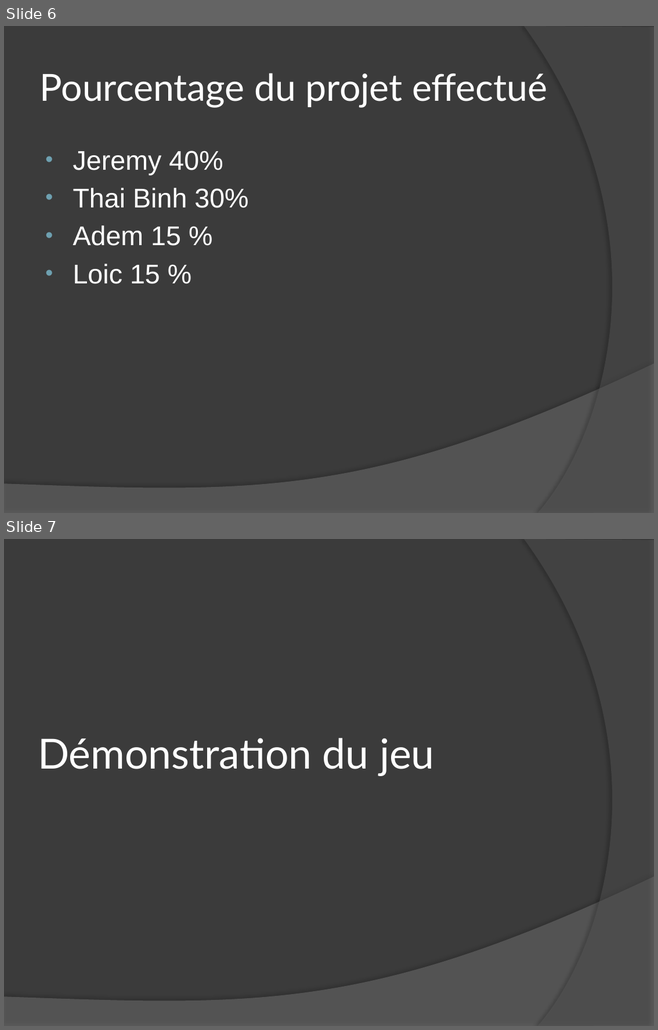
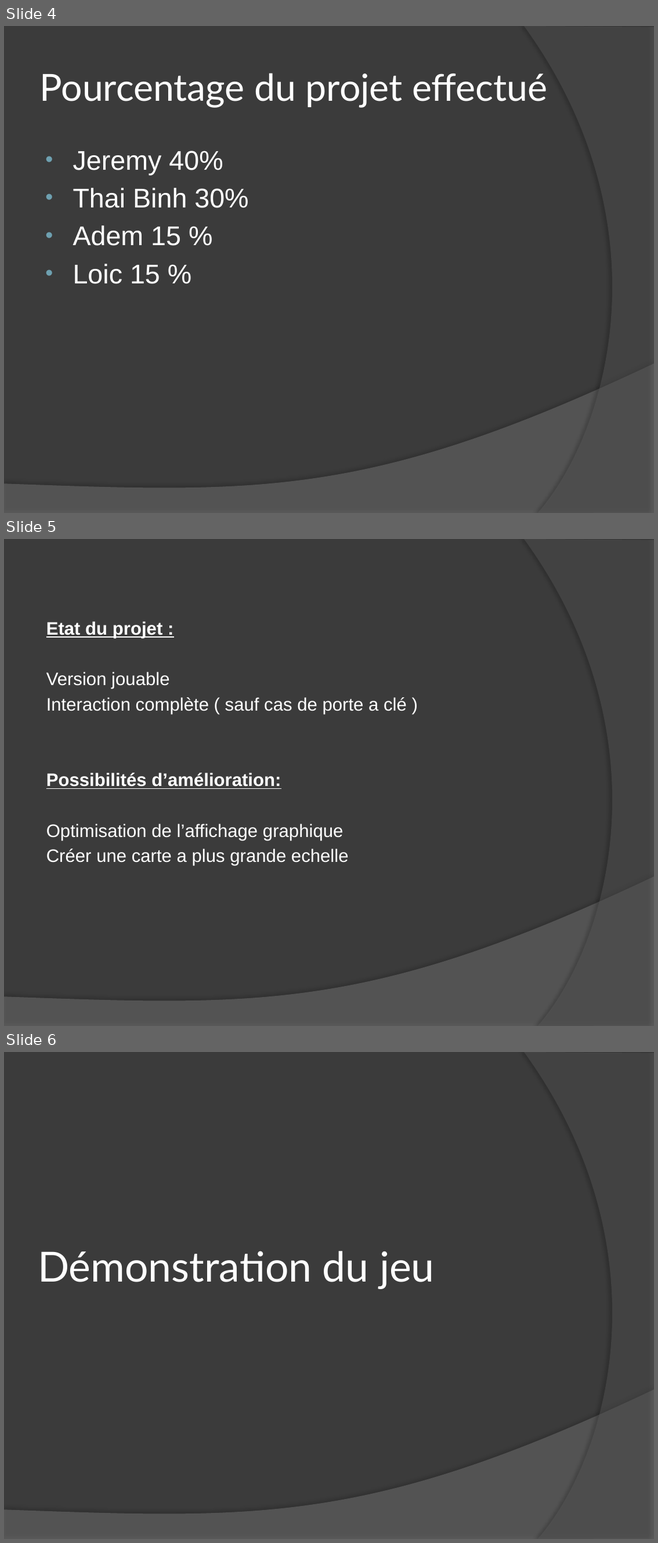
Before and after one commit to reynaudl/iutvalence-projetS2-2013-2014-groupe2, a slide deck: TheLostScrollOfIUT/docs/livrables/PrésentationOral.pptx. Shown one above the other, each under a label of ours: slides 6 and 7 before the commit, slides 4, 5 and 6 after it. The pictures are 658x1030 and 658x1543 pixels, drawn with LibreOffice and Linux fonts; fonts in the diff are those of the drawing. Boxes give left, top, right and bottom in pixels: in the first picture for what was removed or moved away, otherwise in the second. Text is boxed around its words. In the diff, an @@ line names an element or a change of style, - is before the commit and + after.

```diff
--- a/TheLostScrollOfIUT/docs/livrables/PrésentationOral.pptx
+++ b/TheLostScrollOfIUT/docs/livrables/PrésentationOral.pptx
@@ slide 5 added at (4, 539, 654, 1026), background #3B3B3B; not listed: 2 template elements that a slide beside it also shows @@
@@ text added at (46, 621, 407, 866), 20 pt, text #FFFFFF @@
+Etat du projet :
+Version jouable
+Interaction complète ( sauf cas de porte a clé )
+Possibilités d’amélioration:
+Optimisation de l’affichage graphique
+Créer une carte a plus grande echelle
@@ what was slide 6 is now slide 4 @@
@@ what was slide 7 is now slide 6 @@
```
Also in this commit, not shown: 1 slide changed, 2 slides removed.
